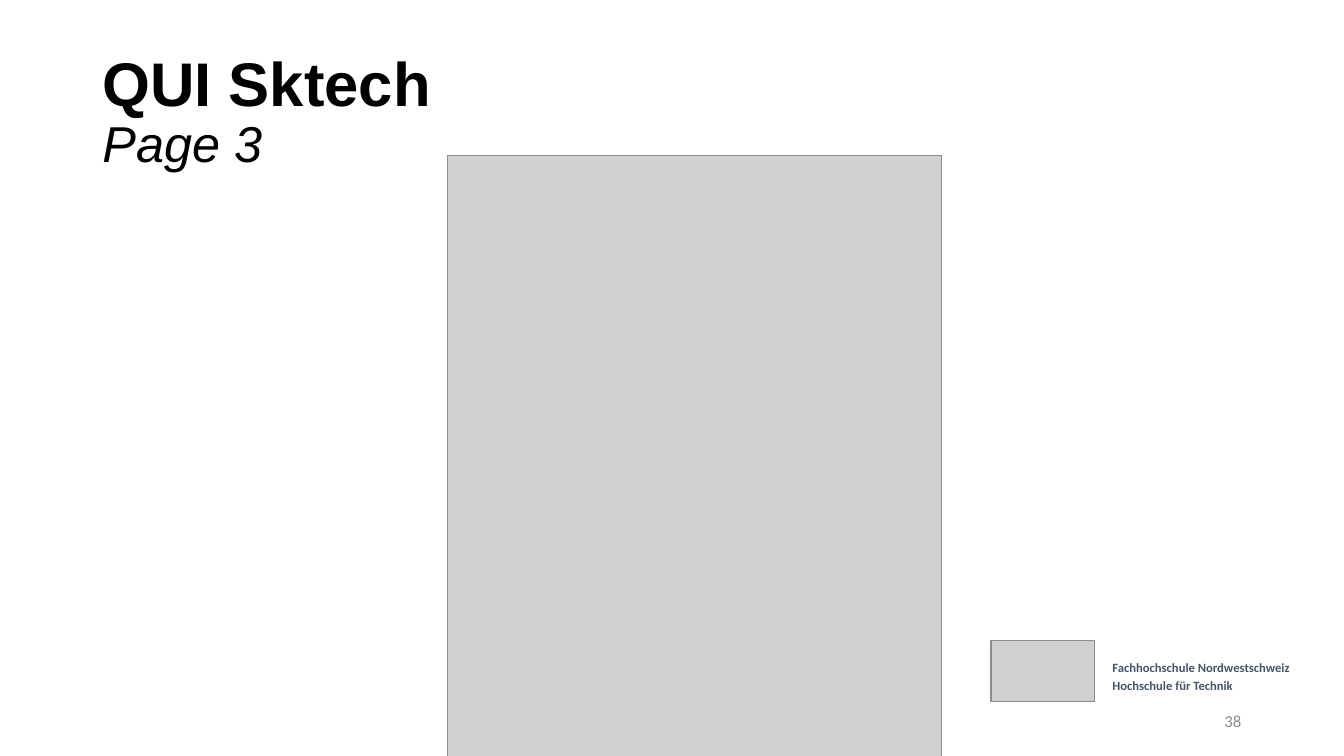
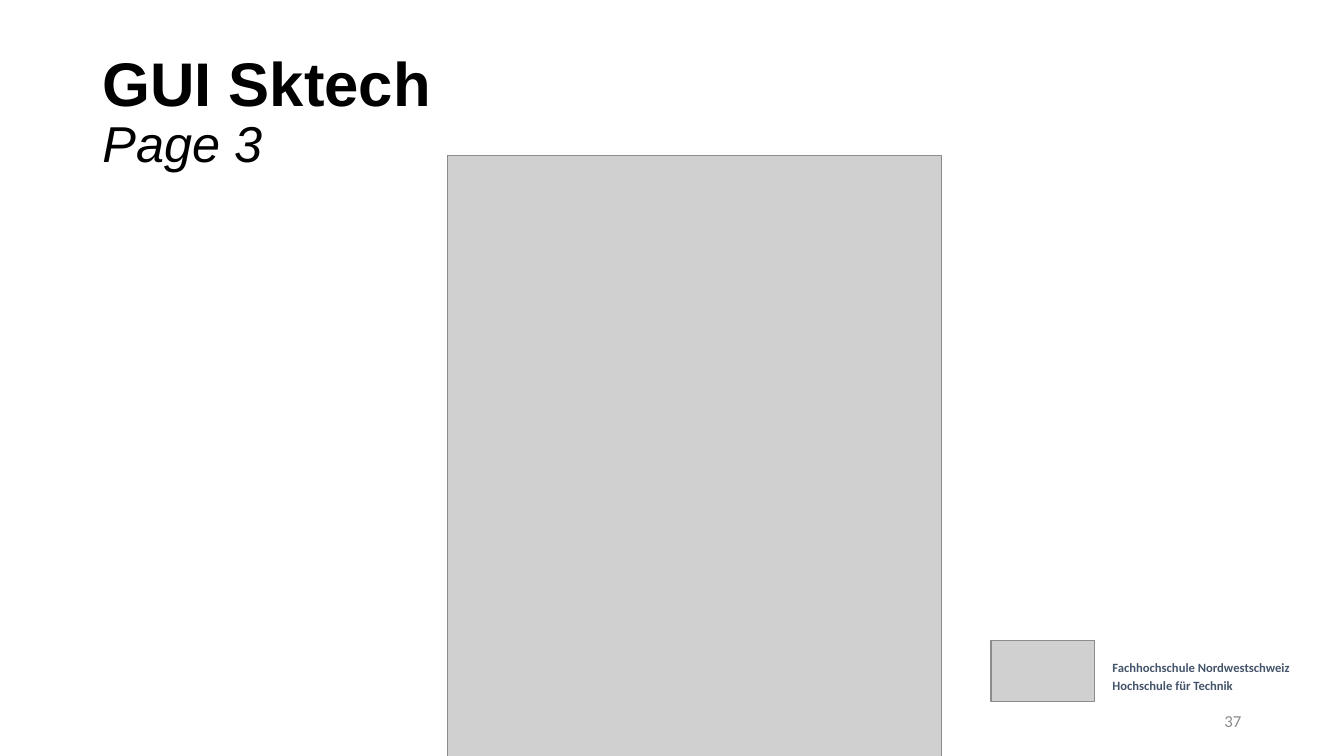
Before and after one commit to etiiiR/FHNW_Wettermonitor, a slide deck: slide 37 of Powerpoint v3.pptx (slide 38 before the commit). Drawn at 1344x756 pixels with LibreOffice and Linux fonts; fonts in the diff are those of the drawing; grey boxes stand for pictures. Boxes give left, top, right and bottom in pixels: in the first picture for what was removed or moved away, otherwise in the second. Text is boxed around its words. In the diff, an @@ line names an element or a change of style, - is before the commit and + after.

```diff
--- a/Powerpoint v3.pptx
+++ b/Powerpoint v3.pptx
@@ title at [102,61,431,172]: text changed @@
-QUI Sktech
-Page 3
+GUI Sktech
+Page 3
@@ page number at [1224,716,1241,727]: text changed @@
-38
+37
```
Also in this commit, not shown: 3 other slides changed, 1 slide removed.
